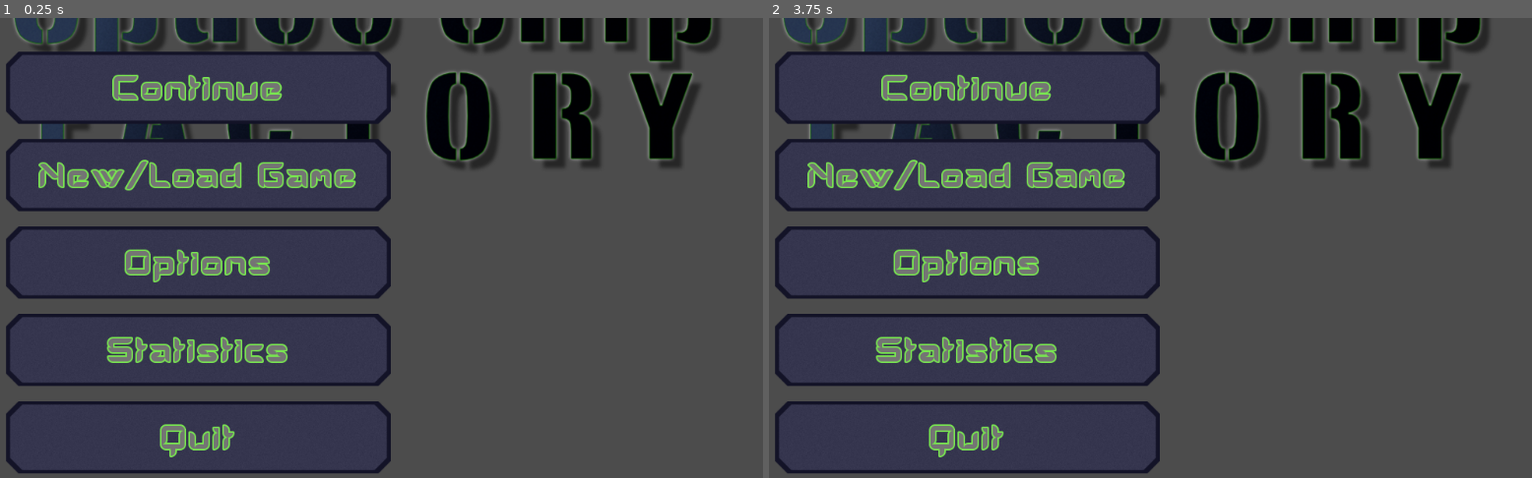
Above: before the commit, frames 1-2 (left to right).
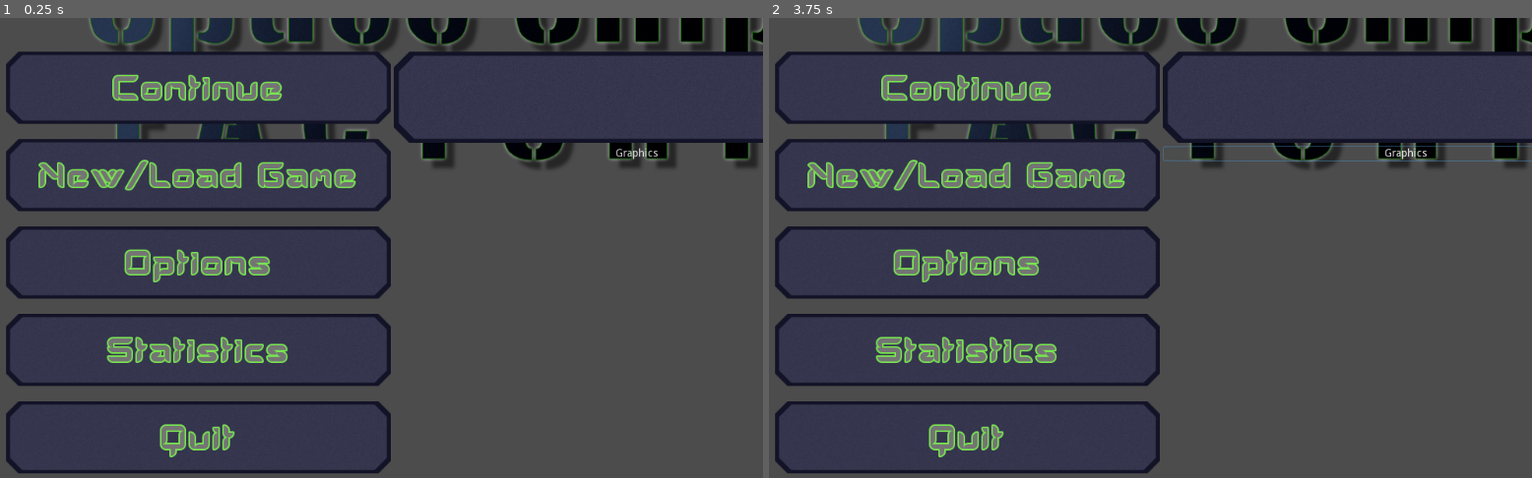
Above: after the commit, the same moments.

Repository: xFrednet/spaceship-factory
Game: Godot game, scene res://menu/ui/main-menu/main-menu.tscn
The game is run twice, just before and just after one commit, with the same random seed, the same clock (stepped at 60 frames per second) and the same inputs. This scene is started directly instead of the project's main scene.
Inputs (mouse positions are in pixels of both pictures, inside the frame that each line leads up to):
- Up to frame 1 (0.25 s): no input
- Up to frame 2 (3.75 s): click "New/Load Game" at 0.5 s; click "Options" at 1.25 s; click "Statistics" at 2 s; click (1409, 96) at 2.77 s; click (1409, 156) at 3.5 s, where only the run after the commit has a clickable "Graphics"

The runs differ from the first frame. In frame 1, 11% of the frame differs, in the area x 1-100%, y 0-33%; in frame 2, 11%.

Commit message:
Update main-menu.tscn
just a few more v- and h containers to setup the layout before the rest of the interface goes trough
also a few renames changes

Diff:
--- a/menu/ui/main-menu/main-menu.tscn
+++ b/menu/ui/main-menu/main-menu.tscn
@@ -6,6 +6,7 @@
 [ext_resource path="res://menu/ui/main-menu/assets/ui-buttons/options-button.tscn" type="PackedScene" id=4]
 [ext_resource path="res://menu/ui/main-menu/assets/ui-buttons/statistics-button.tscn" type="PackedScene" id=5]
 [ext_resource path="res://menu/ui/main-menu/assets/ui-buttons/quit-button.tscn" type="PackedScene" id=6]
+[ext_resource path="res://menu/ui/main-menu/assets/ui-buttons/blue-normal.png" type="Texture" id=7]
 
 [node name="main menu" type="Control"]
 anchor_right = 1.0
@@ -34,20 +35,20 @@
 size_flags_horizontal = 3
 size_flags_vertical = 3
 
-[node name="HBoxContainer2" type="HBoxContainer" parent="VBoxContainer"]
+[node name="H-titel" type="HBoxContainer" parent="VBoxContainer"]
 margin_right = 1840.0
 margin_bottom = 446.0
 size_flags_horizontal = 3
 size_flags_vertical = 3
 
-[node name="VBoxContainer" type="VBoxContainer" parent="VBoxContainer/HBoxContainer2"]
+[node name="V-titel" type="VBoxContainer" parent="VBoxContainer/H-titel"]
 margin_right = 1840.0
 margin_bottom = 446.0
 size_flags_horizontal = 3
 size_flags_vertical = 3
 alignment = 1
 
-[node name="TextureRect" type="TextureRect" parent="VBoxContainer/HBoxContainer2/VBoxContainer"]
+[node name="TextureRect" type="TextureRect" parent="VBoxContainer/H-titel/V-titel"]
 margin_right = 1840.0
 margin_bottom = 446.0
 size_flags_horizontal = 3
@@ -56,21 +57,21 @@
 expand = true
 stretch_mode = 4
 
-[node name="HBoxContainer" type="HBoxContainer" parent="VBoxContainer"]
+[node name="buttons" type="HBoxContainer" parent="VBoxContainer"]
 margin_top = 450.0
 margin_right = 1840.0
 margin_bottom = 1000.0
 size_flags_horizontal = 3
 size_flags_vertical = 3
 
-[node name="VBoxContainer" type="VBoxContainer" parent="VBoxContainer/HBoxContainer"]
+[node name="main buttons" type="VBoxContainer" parent="VBoxContainer/buttons"]
 margin_right = 500.0
 margin_bottom = 550.0
 size_flags_vertical = 3
 custom_constants/separation = 20
 alignment = 2
 
-[node name="Continue-button" parent="VBoxContainer/HBoxContainer/VBoxContainer" instance=ExtResource( 2 )]
+[node name="Continue-button" parent="VBoxContainer/buttons/main buttons" instance=ExtResource( 2 )]
 anchor_top = 0.0
 anchor_bottom = 0.0
 margin_left = 0.0
@@ -80,7 +81,7 @@
 size_flags_horizontal = 1
 size_flags_vertical = 1
 
-[node name="New-Load-Game-button" parent="VBoxContainer/HBoxContainer/VBoxContainer" instance=ExtResource( 3 )]
+[node name="New-Load-Game-button" parent="VBoxContainer/buttons/main buttons" instance=ExtResource( 3 )]
 anchor_top = 0.0
 anchor_bottom = 0.0
 margin_left = 0.0
@@ -90,7 +91,7 @@
 size_flags_horizontal = 1
 size_flags_vertical = 1
 
-[node name="options-button" parent="VBoxContainer/HBoxContainer/VBoxContainer" instance=ExtResource( 4 )]
+[node name="options-button" parent="VBoxContainer/buttons/main buttons" instance=ExtResource( 4 )]
 anchor_top = 0.0
 anchor_bottom = 0.0
 margin_left = 0.0
@@ -100,7 +101,7 @@
 size_flags_horizontal = 1
 size_flags_vertical = 1
 
-[node name="statistics-button" parent="VBoxContainer/HBoxContainer/VBoxContainer" instance=ExtResource( 5 )]
+[node name="statistics-button" parent="VBoxContainer/buttons/main buttons" instance=ExtResource( 5 )]
 anchor_top = 0.0
 anchor_bottom = 0.0
 margin_left = 0.0
@@ -110,7 +111,7 @@
 size_flags_horizontal = 1
 size_flags_vertical = 1
 
-[node name="quit-button" parent="VBoxContainer/HBoxContainer/VBoxContainer" instance=ExtResource( 6 )]
+[node name="quit-button" parent="VBoxContainer/buttons/main buttons" instance=ExtResource( 6 )]
 anchor_top = 0.0
 anchor_bottom = 0.0
 margin_left = 0.0
@@ -119,3 +120,58 @@
 margin_bottom = 550.0
 size_flags_horizontal = 1
 size_flags_vertical = 1
+
+[node name="V-second-buttons" type="VBoxContainer" parent="VBoxContainer/buttons"]
+margin_left = 504.0
+margin_right = 1840.0
+margin_bottom = 550.0
+size_flags_horizontal = 3
+
+[node name="HBoxContainer" type="HBoxContainer" parent="VBoxContainer/buttons/V-second-buttons"]
+margin_right = 1336.0
+margin_bottom = 550.0
+size_flags_horizontal = 3
+size_flags_vertical = 3
+
+[node name="GridContainer" type="GridContainer" parent="VBoxContainer/buttons/V-second-buttons/HBoxContainer"]
+margin_right = 1336.0
+margin_bottom = 550.0
+size_flags_horizontal = 3
+size_flags_vertical = 3
+columns = 2
+
+[node name="V-Topics" type="VBoxContainer" parent="VBoxContainer/buttons/V-second-buttons/HBoxContainer/GridContainer"]
+margin_right = 633.0
+margin_bottom = 550.0
+size_flags_vertical = 3
+
+[node name="Background" type="ColorRect" parent="VBoxContainer/buttons/V-second-buttons/HBoxContainer/GridContainer/V-Topics"]
+visible = false
+margin_right = 633.0
+margin_bottom = 427.0
+mouse_filter = 2
+size_flags_horizontal = 3
+size_flags_vertical = 3
+color = Color( 0.0862745, 0.14902, 0.313726, 1 )
+
+[node name="TextureButton" type="TextureButton" parent="VBoxContainer/buttons/V-second-buttons/HBoxContainer/GridContainer/V-Topics"]
+margin_right = 633.0
+margin_bottom = 119.0
+action_mode = 0
+texture_normal = ExtResource( 7 )
+
+[node name="Button" type="Button" parent="VBoxContainer/buttons/V-second-buttons/HBoxContainer/GridContainer/V-Topics"]
+margin_top = 123.0
+margin_right = 633.0
+margin_bottom = 143.0
+text = "Graphics"
+flat = true
+
+[node name="V-options" type="VBoxContainer" parent="VBoxContainer/buttons/V-second-buttons/HBoxContainer/GridContainer"]
+margin_left = 637.0
+margin_right = 1336.0
+margin_bottom = 550.0
+grow_horizontal = 0
+grow_vertical = 0
+size_flags_horizontal = 3
+size_flags_vertical = 3
Not shown: 1 places in menu/ui/main-menu/main-menu.tscn that only renumber resources
